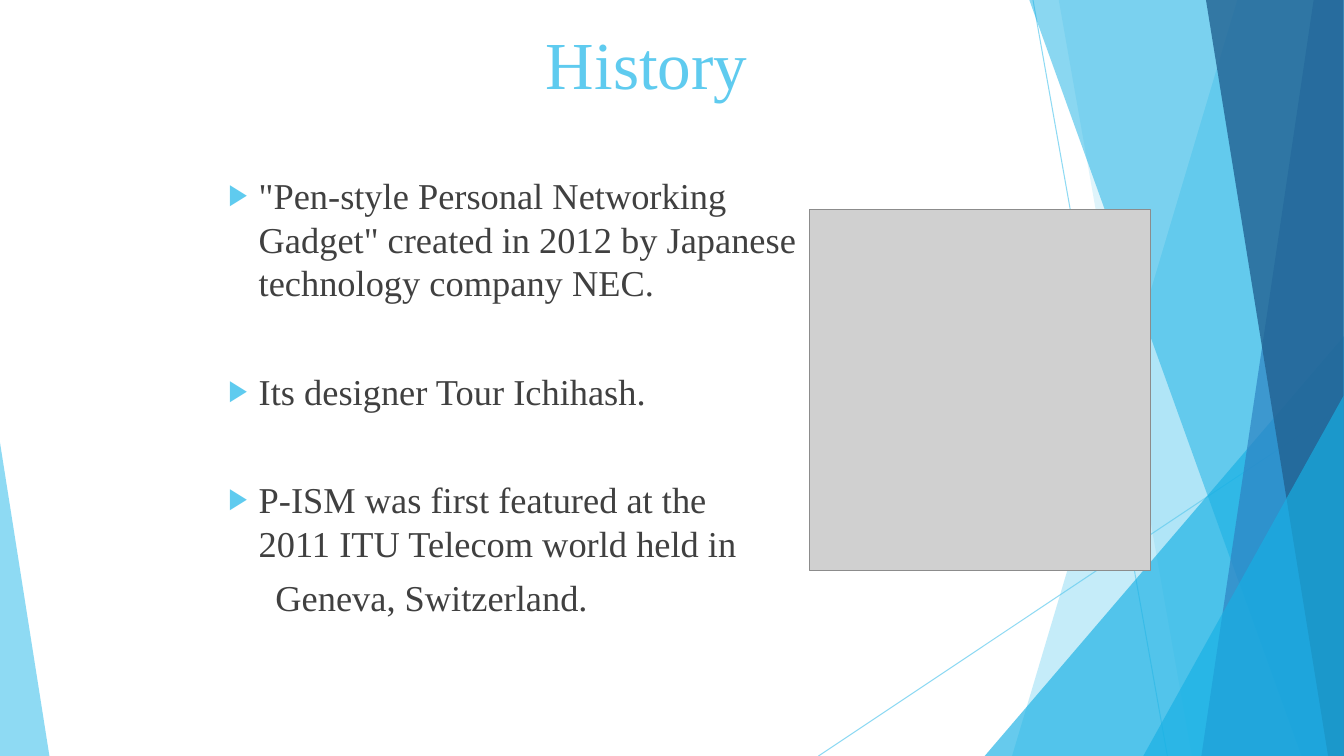
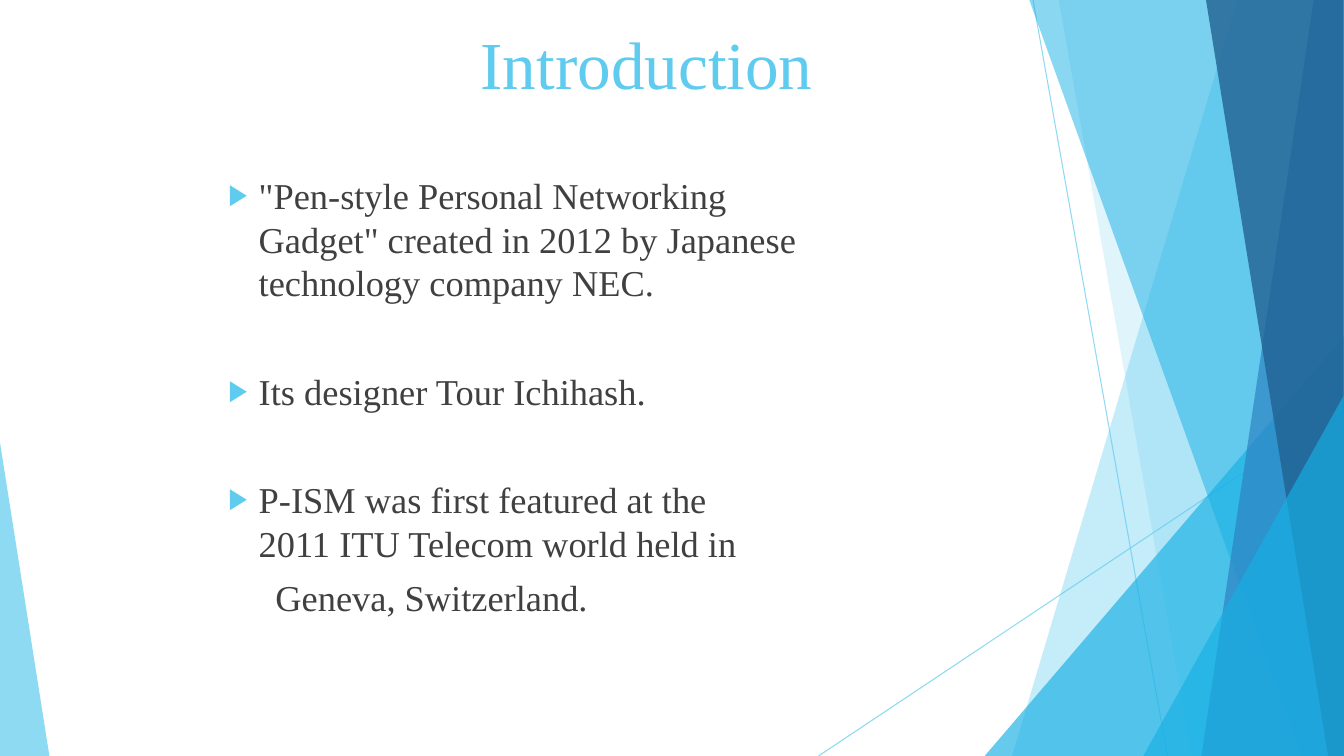
Before and after one commit to Vaibhav-Dharmik/project_reports_final_yr, a slide deck: slide 3 of final_submission_ppt.pptx. Drawn at 1344x756 pixels with LibreOffice and Linux fonts; fonts in the diff are those of the drawing; grey boxes stand for pictures. Boxes give left, top, right and bottom in pixels: in the first picture for what was removed or moved away, otherwise in the second. Text is boxed around its words. In the diff, an @@ line names an element or a change of style, - is before the commit and + after.

```diff
--- a/final_submission_ppt.pptx
+++ b/final_submission_ppt.pptx
@@ title at (481,42,813,90): text changed @@
-History
+Introduction
@@ picture removed at (810,210,1150,571) @@
```
Also in this commit, not shown: 3 other slides changed.
